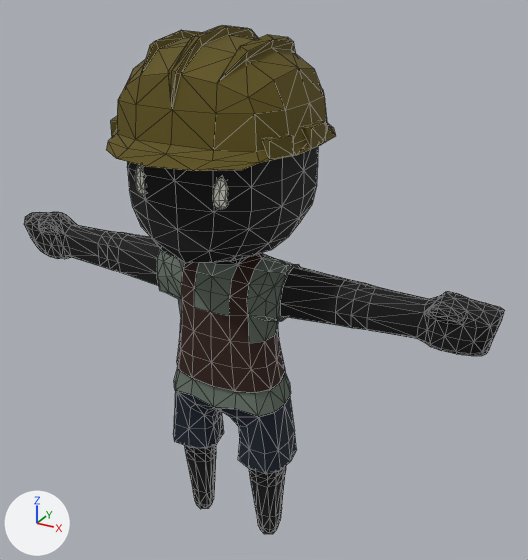
The glTF model client/public/assets/characters/Worker_Male.glb: old version first, new version second.
The view is the same before and after, from a 50 mm camera at (0.551, -0.887, 0.931) aimed at (0.047, 0.03, 0.472). The axes (+X, +Y, +Z) are drawn at lower left. The lights are the same throughout. The older version comes first. Mesh edges are drawn as thin lines. Where no turn or scale is listed for an object, it has been applied to the vertices. Vertices at exactly the same position are counted once.

Script lines for the objects in view, before the commit:
```python
me_mesh_0 = bpy.data.meshes.new('Mesh_0')
me_mesh_0.from_pydata(...)  # 1296 vertices, 2524 faces; spans x -0.414..0.414, y -0.185..0.143, z -0.005..0.848
me_mesh_0.materials.append(mat_material_0)
ob_body = bpy.data.objects.new('Body', me_mesh_0)
ob_body.location = (0.0, 0.0, 0.0)
```
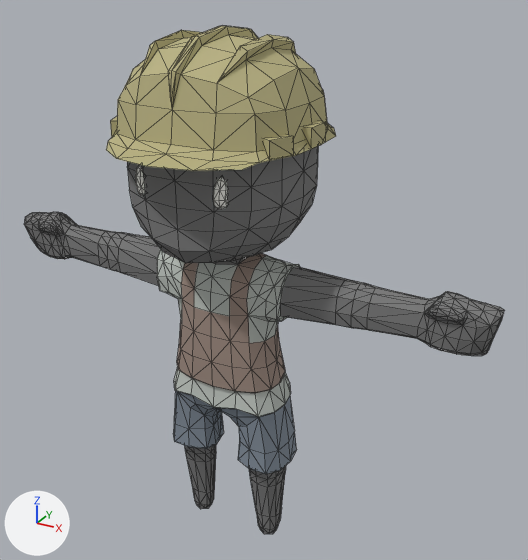
Edits to the scene script, one JSON object a line:
```json
{"block": "me_mesh_0", "where": "me_mesh_0.from_pydata(...)  # 1296 vertices, 2524 faces; spans x -0.414..0.414, y -0.185..0.143, z -0.005..0.848"}
{"block": "me_mesh_0", "where": "# used by ob_body; location = (0.0, 0.0, 0.0)"}
{"block": "me_mesh_0", "change": "me_mesh_0 part 1: 1676 faces centred in x -0.413..0.413, y -0.124..0.124, z -0.003..0.792 are repainted in the vertex colours; the middle colour goes from black #030303 to grey #797979"}
{"block": "me_mesh_0", "change": "me_mesh_0 part 2: 272 faces centred in x -0.112..0.112, y -0.052..0.082, z 0.273..0.521 are repainted in the vertex colours; the middle colour goes from grey #667267 to light grey #bdc3bd"}
{"block": "me_mesh_0", "change": "me_mesh_0 part 3: 256 faces centred in x -0.147..0.147, y -0.166..0.138, z 0.697..0.844 are repainted in the vertex colours; the middle colour goes from brown #5e510d to beige #b8b182"}
```

Location of each change, [x1, y1, x2, y2] in pixels of the pictures (528 x 560 px):
```json
{"part": 1, "of": "me_mesh_0", "change": "recoloured", "before": [24, 146, 505, 534], "after": [24, 146, 505, 534], "on screen": "black to grey"}
{"part": 2, "of": "me_mesh_0", "change": "recoloured", "before": [157, 249, 300, 417], "after": [157, 249, 300, 417], "on screen": "grey to light grey"}
{"part": 3, "of": "me_mesh_0", "change": "recoloured", "before": [106, 26, 336, 171], "after": [106, 26, 336, 171], "on screen": "brown to beige"}
```
